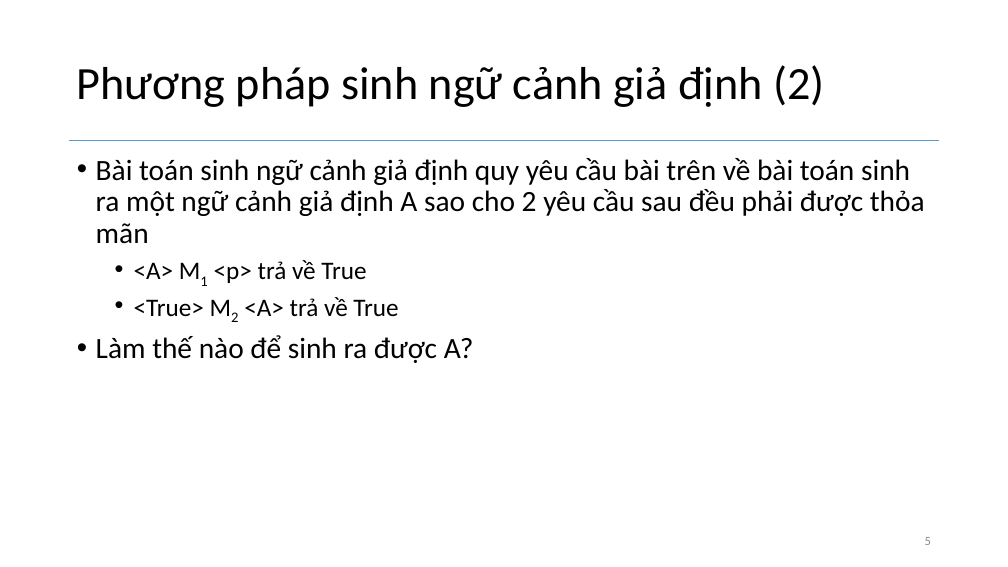
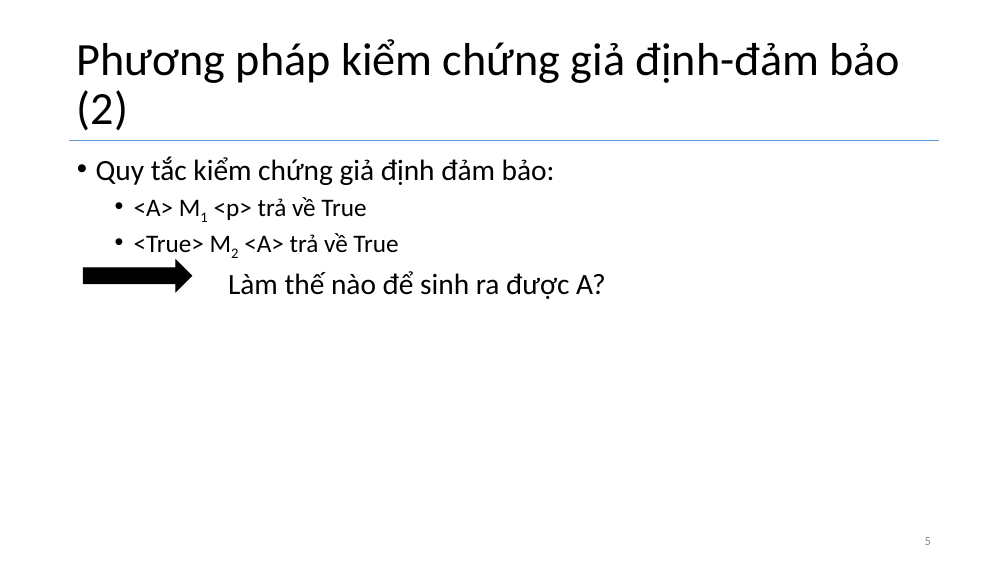
Before and after one commit to hunglv54/master, a slide deck: slide 5 of slide/hunglv_BaoCaoTienDo.pptx. Drawn at 1008x567 pixels with LibreOffice and Linux fonts; fonts in the diff are those of the drawing. Boxes give left, top, right and bottom in pixels: in the first picture for what was removed or moved away, otherwise in the second. Text is boxed around its words. In the diff, an @@ line names an element or a change of style, - is before the commit and + after.

```diff
--- a/slide/hunglv_BaoCaoTienDo.pptx
+++ b/slide/hunglv_BaoCaoTienDo.pptx
@@ title at (x1=77, y1=39, x2=900, y2=131): text changed @@
-Phương pháp sinh ngữ cảnh giả định (2)
+Phương pháp kiểm chứng giả định-đảm bảo (2)
@@ text at (x1=96, y1=156, x2=555, y2=185): text changed @@
-• Bài toán sinh ngữ cảnh giả định quy yêu cầu bài trên về bài toán sinh ra một ngữ cảnh giả định A sao cho 2 yêu cầu sau đều phải được thỏa mãn
+• Quy tắc kiểm chứng giả định đảm bảo:
@@ right arrow added at (x1=83, y1=260, x2=191, y2=291), fill #000000, outline #000000 1 pt @@
@@ text at (x1=228, y1=271, x2=606, y2=299): bullet • to none @@
```
Also in this commit, not shown: 9 other slides changed, 1 slide added, 1 slide removed, 9 other files.
